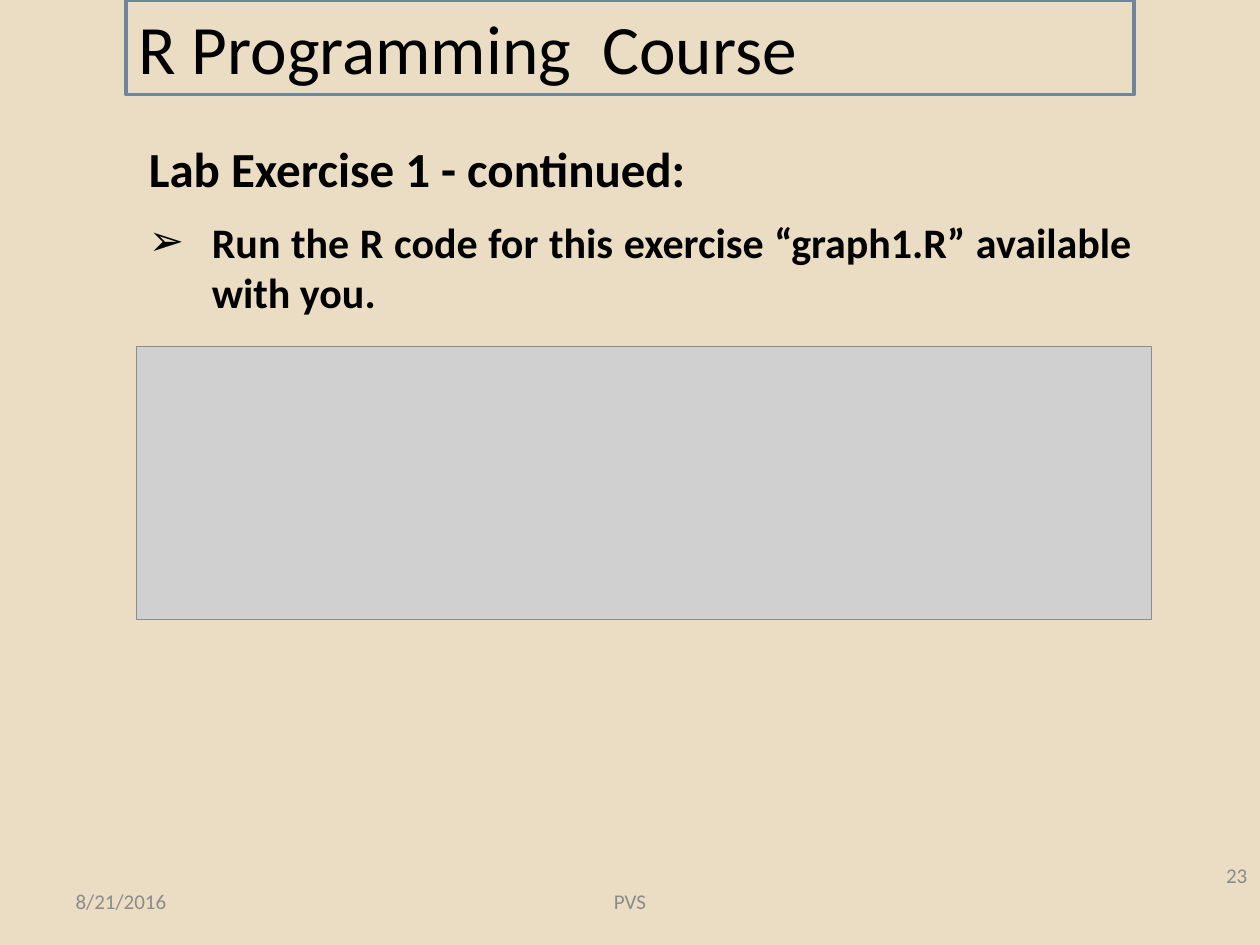
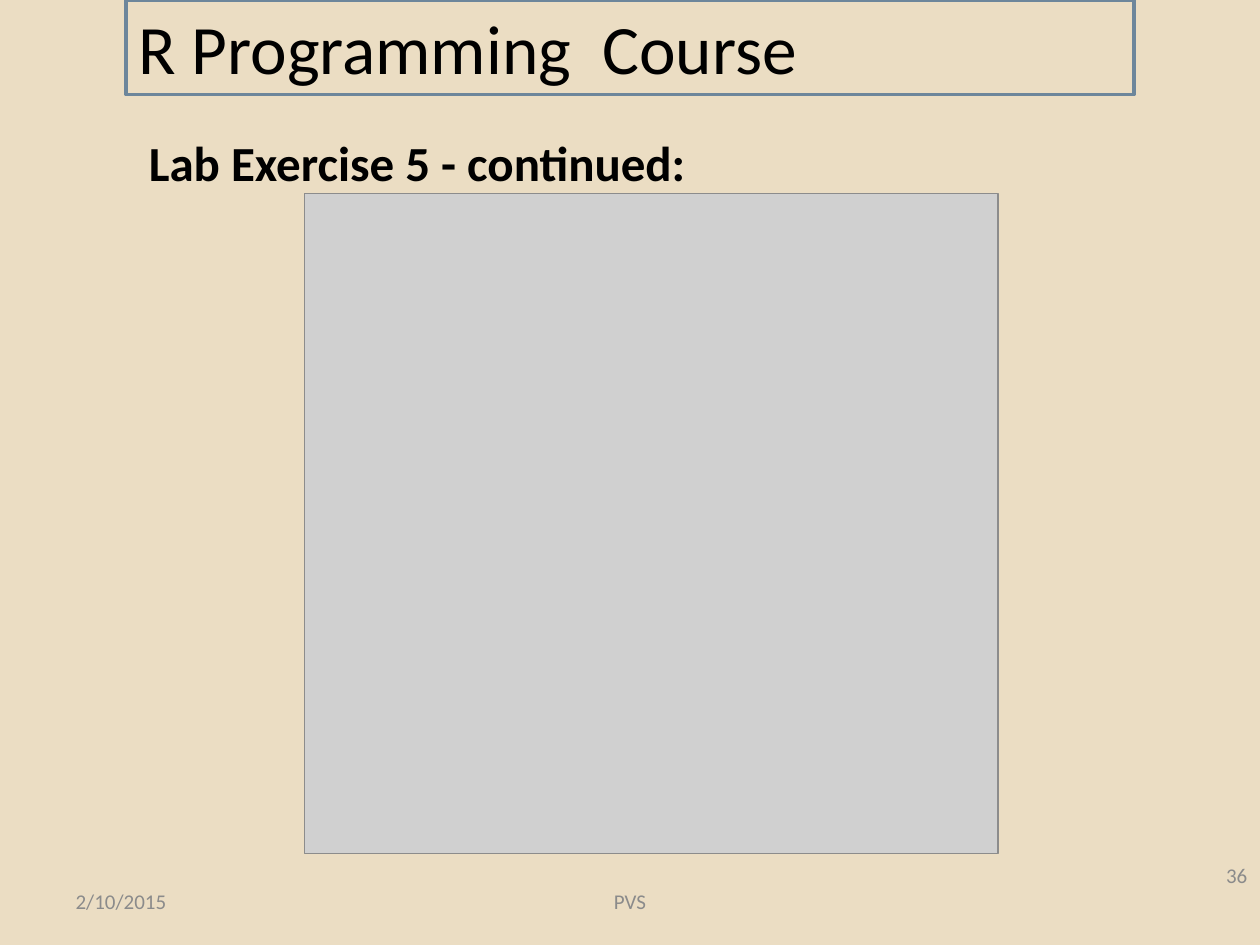
Before and after one commit to pvs-greatlakes/R-materials, a slide deck: slide 36 of R Programming_Lessons_4.pptx (slide 23 before the commit). Drawn at 1260x945 pixels with LibreOffice and Linux fonts; fonts in the diff are those of the drawing; grey boxes stand for pictures; background and template pictures are left out. Boxes give left, top, right and bottom in pixels: in the first picture for what was removed or moved away, otherwise in the second. Text is boxed around its words. In the diff, an @@ line names an element or a change of style, - is before the commit and + after.

```diff
--- a/R Programming_Lessons_4.pptx
+++ b/R Programming_Lessons_4.pptx
@@ text at box(149, 146, 685, 182): text changed @@
-Lab Exercise 1 - continued:
+Lab Exercise 5 - continued:
@@ picture added at box(305, 194, 998, 854) @@
@@ text removed at box(212, 227, 1131, 315) @@
-➢ Run the R code for this exercise “graph1.R” available with you.
@@ picture removed at box(136, 346, 1150, 620) @@
@@ page number at box(1226, 869, 1247, 883): text changed @@
-23
+36
@@ text at box(76, 894, 167, 910): text changed @@
-8/21/2016
+2/10/2015
```
Also in this commit, not shown: 11 other slides changed, 30 slides added, 15 slides removed, 6 other files.
